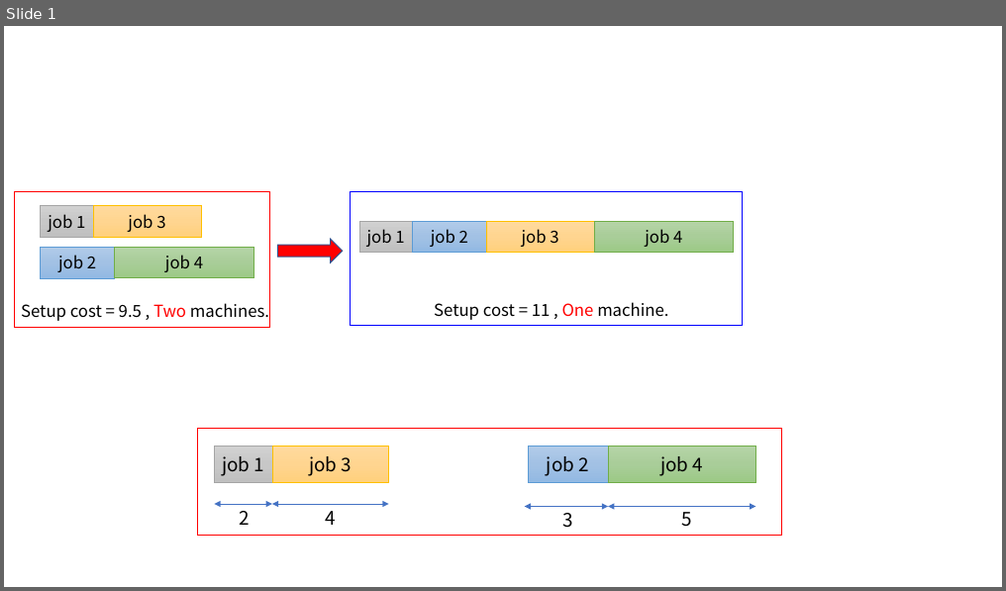
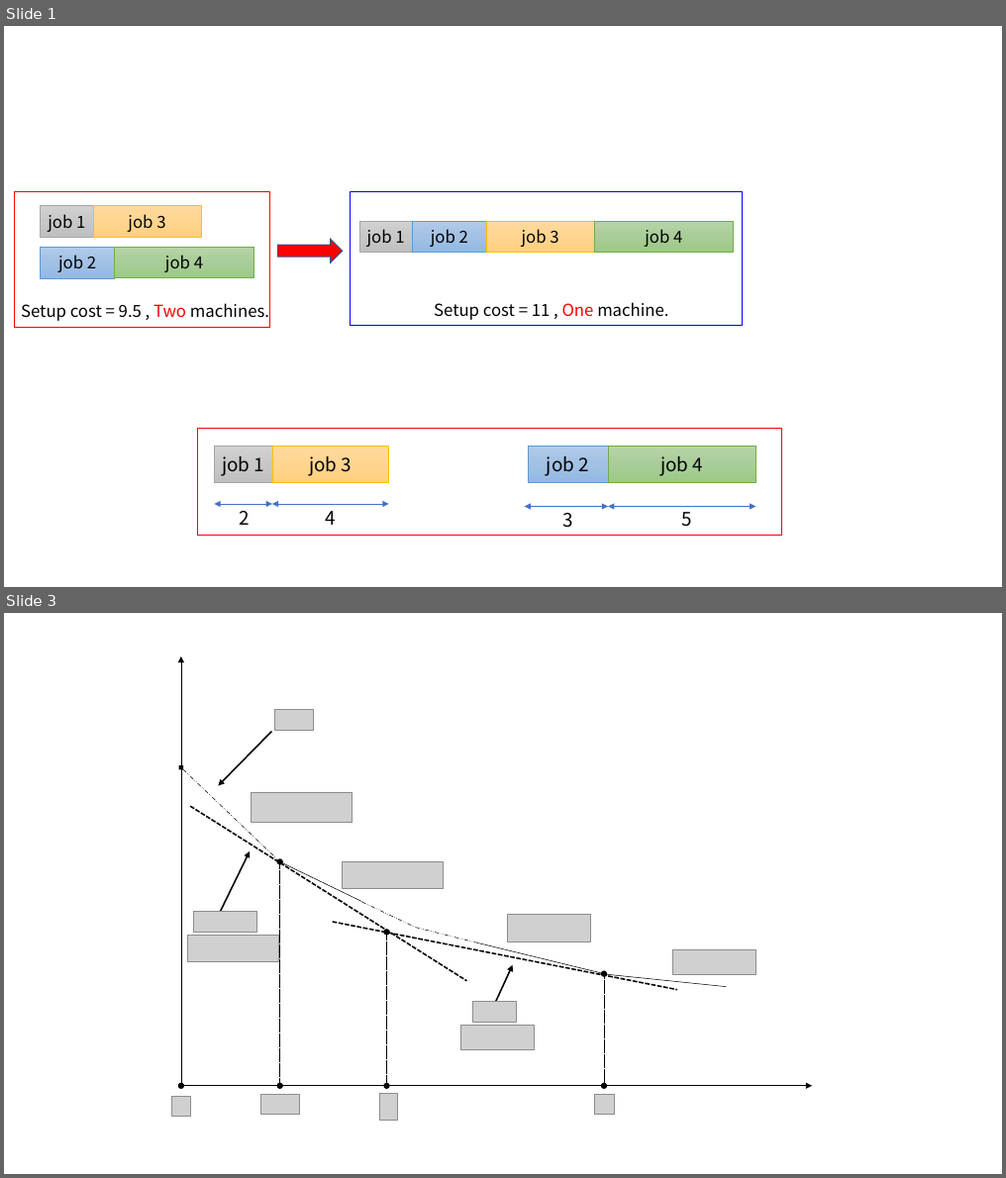
Before and after one commit to Dis-count/Beamer_PPT, a slide deck: Scheduling_game/Figures/graph.pptx. Shown one above the other, each under a label of ours: slide 1 before the commit, slides 1 and 3 after it; the slides between them are not shown. The pictures are 1006x591 and 1006x1178 pixels, drawn with LibreOffice and Linux fonts; fonts in the diff are those of the drawing; grey boxes stand for pictures; background and template pictures are left out. Boxes give left, top, right and bottom in pixels: in the first picture for what was removed or moved away, otherwise in the second. Text is boxed around its words. In the diff, an @@ line names an element or a change of style, - is before the commit and + after.

Commit message:
Update

```diff
--- a/Scheduling_game/Figures/graph.pptx
+++ b/Scheduling_game/Figures/graph.pptx
@@ slide 3 added at <box>4,613,1002,1174</box>, background #FFFFFF @@
@@ double arrow added from (181, 1086) to (181, 657), #000000 0.5 pt @@
@@ arrow added from (272, 731) to (218, 786), #000000 1.5 pt @@
@@ picture added at <box>275,710,314,731</box> @@
@@ double arrow added from (181, 768) to (280, 862), #000000 0.5 pt dashed @@
@@ line added from (190, 806) to (466, 981), #000000 1.5 pt dashed @@
@@ picture added at <box>252,792,352,822</box> @@
@@ arrow added from (221, 912) to (250, 852), #000000 1.5 pt @@
@@ double arrow added from (280, 862) to (280, 1086), #000000 0.5 pt dashed @@
@@ line added from (280, 862) to (361, 902), #000000 0.5 pt @@
@@ picture added at <box>342,861,443,888</box> @@
@@ line added from (361, 902) to (414, 927), #000000 0.5 pt dashed @@
@@ picture added at <box>187,935,279,961</box> @@
@@ picture added at <box>193,912,257,933</box> @@
@@ line added from (333, 922) to (678, 990), #000000 1.5 pt dashed @@
@@ double arrow added from (386, 932) to (386, 1086), #000000 0.5 pt dashed @@
@@ line added from (416, 928) to (478, 943), #000000 0.5 pt dashed @@
@@ picture added at <box>507,915,590,943</box> @@
@@ line added from (478, 943) to (604, 973), #000000 0.5 pt @@
@@ arrow added from (494, 1007) to (512, 965), #000000 1.5 pt @@
@@ picture added at <box>672,950,755,975</box> @@
@@ line added from (601, 973) to (727, 987), #000000 0.5 pt @@
@@ double arrow added from (604, 973) to (604, 1086), #000000 0.5 pt dashed @@
@@ picture added at <box>460,1026,534,1051</box> @@
@@ picture added at <box>472,1001,516,1023</box> @@
@@ arrow added from (181, 1086) to (813, 1086), #000000 0.5 pt @@
@@ picture added at <box>171,1096,191,1116</box> @@
@@ picture added at <box>260,1095,300,1115</box> @@
@@ picture added at <box>379,1094,398,1121</box> @@
@@ picture added at <box>594,1095,614,1115</box> @@
```
